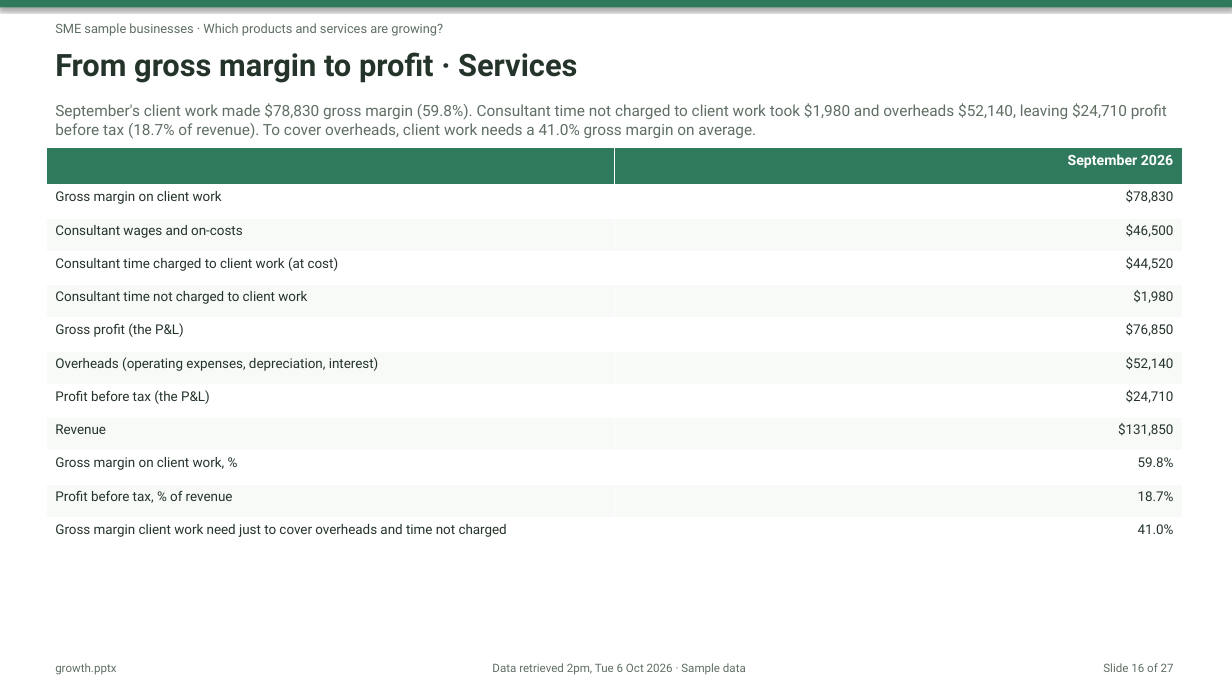
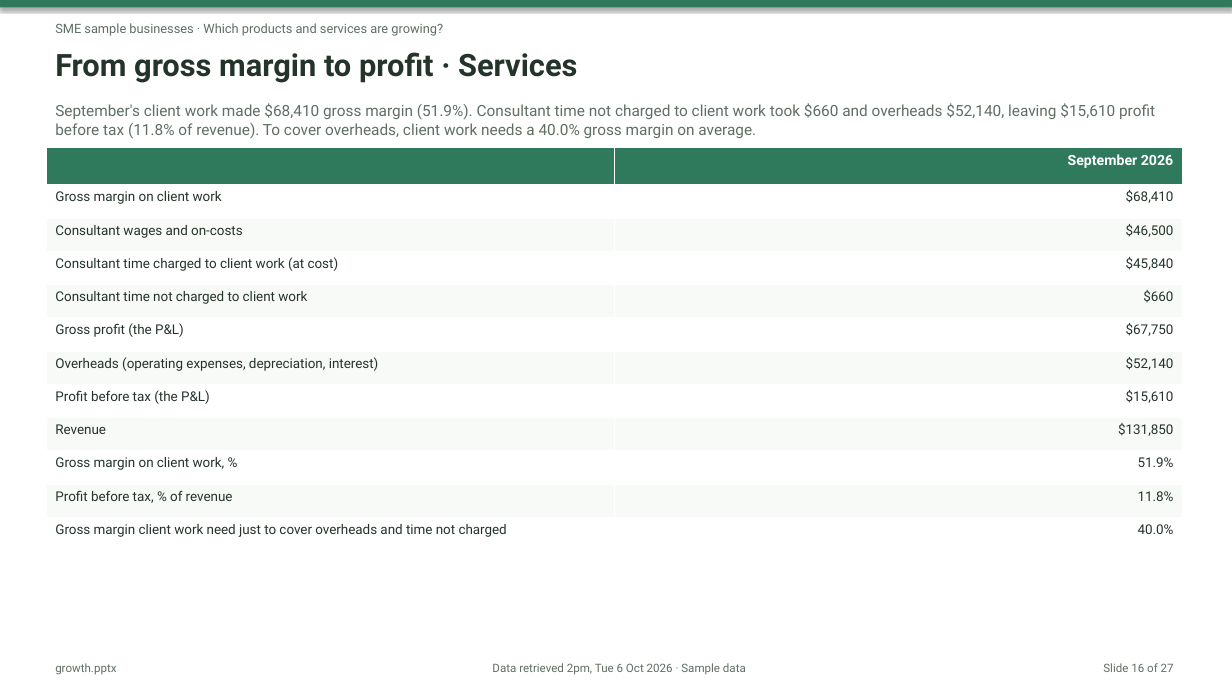
Before and after one commit to nnbooth/3sheets, a slide deck: slide 16 of media/exports/reports/2026-09/growth.pptx. Drawn at 1232x693 pixels with LibreOffice and Linux fonts; fonts in the diff are those of the drawing. Boxes give left, top, right and bottom in pixels: in the first picture for what was removed or moved away, otherwise in the second. Text is boxed around its words. In the diff, an @@ line names an element or a change of style, - is before the commit and + after.

```diff
--- a/media/exports/reports/2026-09/growth.pptx
+++ b/media/exports/reports/2026-09/growth.pptx
@@ text at (x1=55, y1=103, x2=1155, y2=138): text changed @@
-September's client work made $78,830 gross margin (59.8%). Consultant time not charged to client work took $1,980 and overheads $52,140, leaving $24,710 profit before tax (18.7% of revenue). To cover overheads, client work needs a 41.0% gross margin on average.
+September's client work made $68,410 gross margin (51.9%). Consultant time not charged to client work took $660 and overheads $52,140, leaving $15,610 profit before tax (11.8% of revenue). To cover overheads, client work needs a 40.0% gross margin on average.
@@ table at (x1=46, y1=148, x2=1183, y2=547) @@
-row 2, column 2: $78,830
+row 2, column 2: $68,410
-row 4, column 2: $44,520
+row 4, column 2: $45,840
-row 5, column 2: $1,980
+row 5, column 2: $660
-row 6, column 2: $76,850
+row 6, column 2: $67,750
-row 8, column 2: $24,710
+row 8, column 2: $15,610
-row 10, column 2: 59.8%
+row 10, column 2: 51.9%
-row 11, column 2: 18.7%
+row 11, column 2: 11.8%
-row 12, column 2: 41.0%
+row 12, column 2: 40.0%
```
Also in this commit, not shown: 10 other slides changed, 44 other files.
